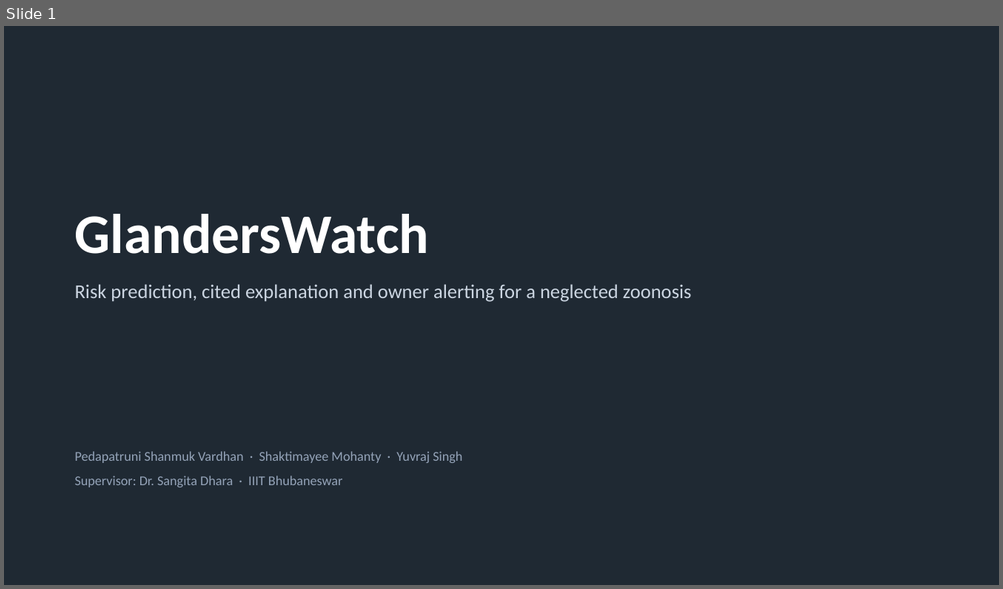
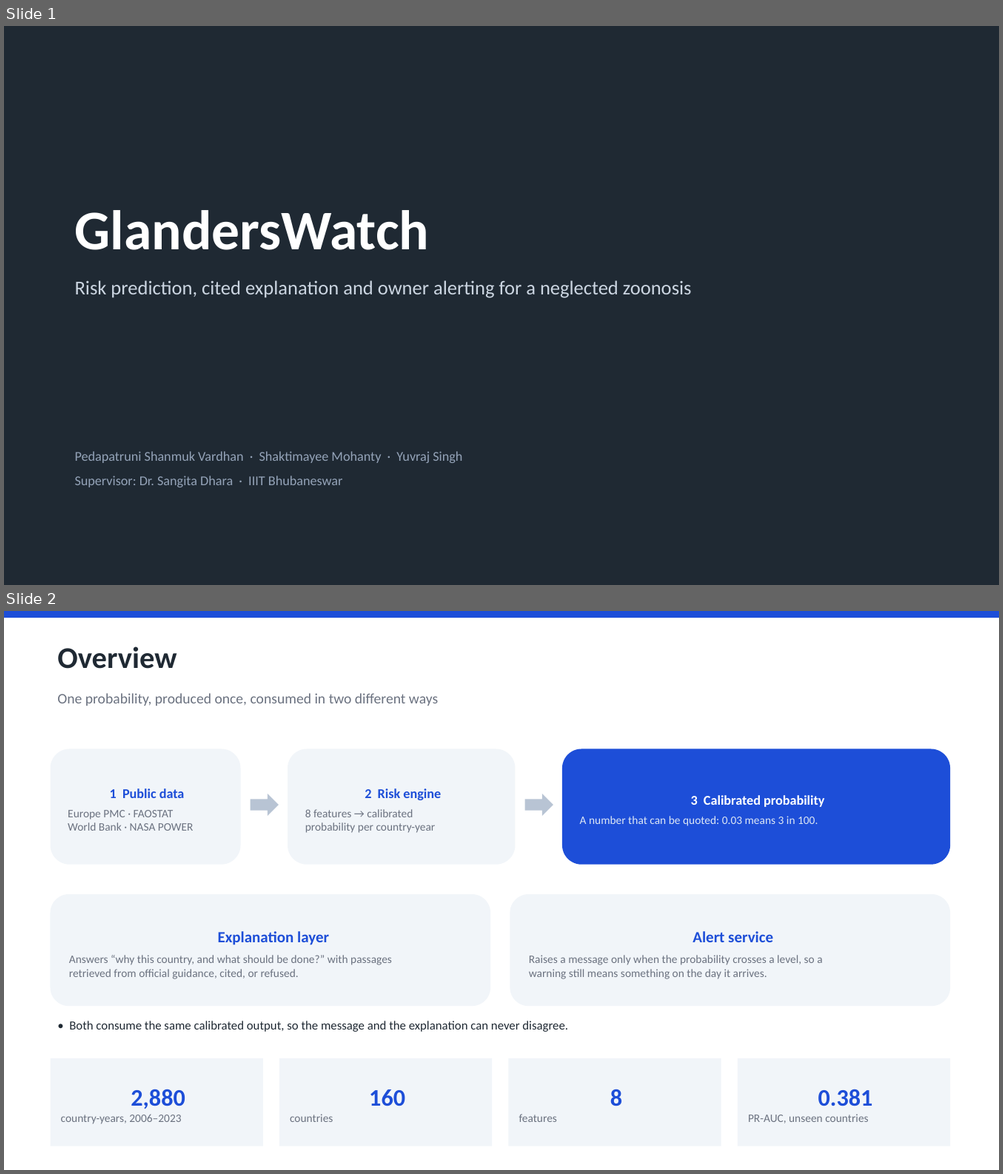
Before and after one commit to YuvrajSingh-mist/glandersWatch, a slide deck: GlandersWatch_Deck.pptx. Shown one above the other, each under a label of ours: slide 1 before the commit, slides 1 and 2 after it. The pictures are 1003x589 and 1003x1174 pixels, drawn with LibreOffice and Linux fonts; fonts in the diff are those of the drawing. Boxes give left, top, right and bottom in pixels: in the first picture for what was removed or moved away, otherwise in the second. Text is boxed around its words. In the diff, an @@ line names an element or a change of style, - is before the commit and + after.

Commit message:
Restructure the deck around the whole system
Overview, problem statement and need first, then one section per component
holding only that component's information: risk engine, explanation layer,
alert service, and where the project stands.

Fixes from review: the architecture mock was unreadable at slide size, so the
alert pipeline is drawn natively and the original gets its own full-width
slide; a clipped box and four sparse slides; and the results table is verified
by dumping cell text rather than trusting a low-resolution render.

```diff
--- a/GlandersWatch_Deck.pptx
+++ b/GlandersWatch_Deck.pptx
@@ slide 2 added at <box>4,611,999,1170</box>, background #FFFFFF @@
@@ rectangle added at <box>4,611,999,618</box>, fill #1D4ED8 @@
@@ text added at <box>57,647,176,669</box>, 29 pt, text #1F2933, bold @@
+Overview
@@ text added at <box>57,693,438,706</box>, 14 pt, text #6B7280 @@
+One probability, produced once, consumed in two different ways
@@ rounded rectangle added at <box>51,749,241,865</box>, fill #F1F5F9, 11 pt, text #6B7280 @@
+1 Public data
+Europe PMC · FAOSTAT
+World Bank · NASA POWER
@@ rounded rectangle added at <box>287,749,515,865</box>, fill #F1F5F9, 11 pt, text #6B7280 @@
+2 Risk engine
+8 features → calibrated
+probability per country-year
@@ rounded rectangle added at <box>562,749,950,865</box>, fill #1D4ED8, 11 pt, text #DDE7F5 @@
+3 Calibrated probability
+A number that can be quoted: 0.03 means 3 in 100.
@@ right arrow added at <box>250,794,279,816</box>, fill #B8C4D4 @@
@@ right arrow added at <box>525,794,553,816</box>, fill #B8C4D4 @@
@@ rounded rectangle added at <box>51,894,490,1006</box>, fill #F1F5F9, 11 pt, text #6B7280 @@
+Explanation layer
+Answers “why this country, and what should be done?” with passages
+retrieved from official guidance, cited, or refused.
@@ rounded rectangle added at <box>510,894,950,1006</box>, fill #F1F5F9, 11 pt, text #6B7280 @@
+Alert service
+Raises a message only when the probability crosses a level, so a
+warning still means something on the day it arrives.
@@ text added at <box>69,1021,568,1032</box>, 12 pt, text #1F2933 @@
+• Both consume the same calibrated output, so the message and the explanation can never disagree.
@@ rectangle added at <box>51,1059,263,1147</box>, fill #F1F5F9, 11 pt, text #6B7280 @@
+2,880
+country-years, 2006–2023
@@ rectangle added at <box>279,1059,492,1147</box>, fill #F1F5F9, 11 pt, text #6B7280 @@
+160
+countries
@@ rectangle added at <box>509,1059,721,1147</box>, fill #F1F5F9, 11 pt, text #6B7280 @@
+8
+features
@@ rectangle added at <box>737,1059,950,1147</box>, fill #F1F5F9, 11 pt, text #6B7280 @@
+0.381
+PR-AUC, unseen countries
@@ slide 1 changed as well @@
@@ rectangle at <box>4,26,999,585</box>: shadow off @@
@@ text "GlandersWatch": place and size @@
-text "GlandersWatch" at <box>75,214,691,302</box>
+text "GlandersWatch" at <box>75,210,691,298</box>
```
Also in this commit, not shown: 4 other slides changed, 11 other slides added, 7 slides removed, 2 other files.
